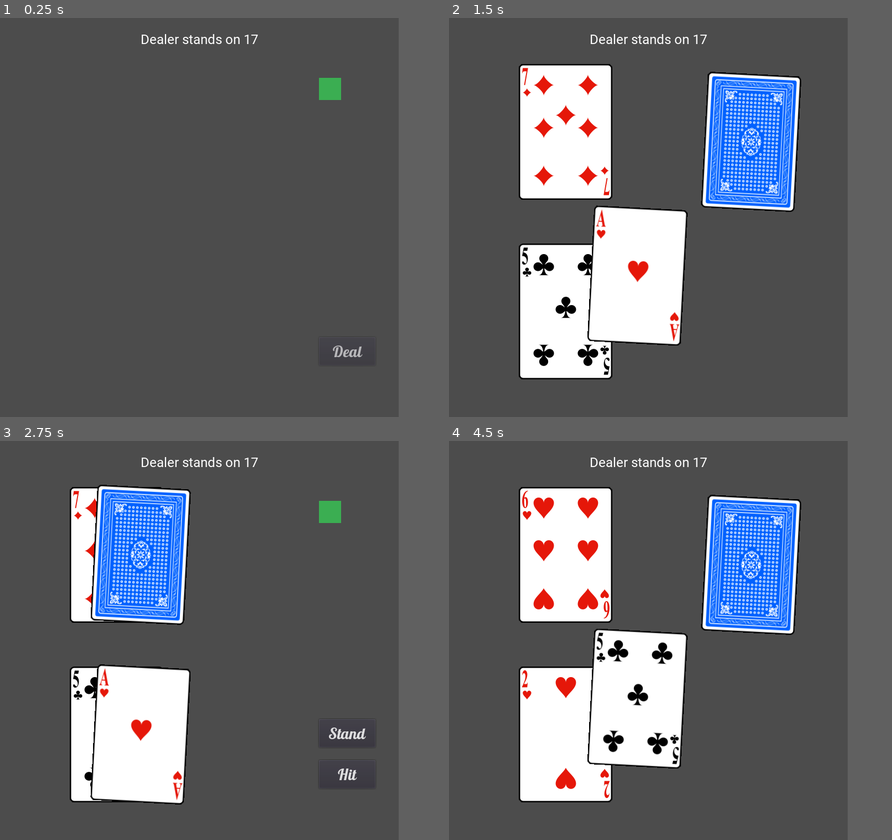
Above: before the commit, frames 1-4 (two rows, left to right).
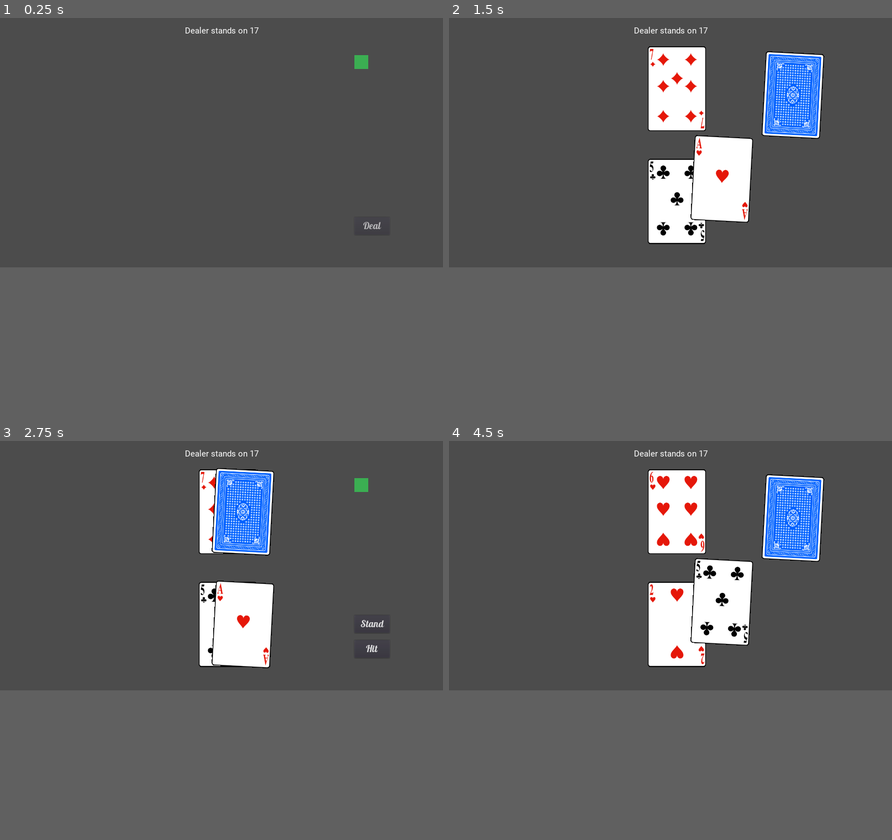
Above: after the commit, the same moments.

Repository: justin-calleja/Blackjack
Game: Godot game, scene res://scenes/game/game.tscn
Two runs of this game, one before a commit and one after it. Both use one fixed random seed, a clock stepped at 60 frames per second and the inputs below.
Inputs (mouse positions are in pixels of both pictures, inside the frame that each line leads up to):
- Up to frame 1 (0.25 s): no input
- Up to frame 2 (1.5 s): click "Deal" at 0.5 s; tap Enter at 1.25 s; move the mouse to (736, 197) at 1.27 s; click (736, 197) at 1.42 s
- Up to frame 3 (2.75 s): drag from (119, 660) to (177, 720) at 2.02 s
- Up to frame 4 (4.5 s): click "Stand" at 2.75 s; click "Deal" at 3.5 s; move the mouse to (688, 552) at 4.27 s; click (688, 552) at 4.42 s
The window is 720x720 before the commit and 800x450 after it. Grey fills any space a smaller window leaves; there, only what the larger window draws over its background counts as a difference.

The runs differ from the first frame. In frame 1, 0.8% of the frame differs, in the area x 32-86%, y 2-85%; in frame 2, 33%; in frame 3, 26%; in frame 4, 33%, in the area x 15-85%, y 2-91%.

Commit message:
Add some delay to dealer cards on stand
Add export preset. Change screen size

Diff:
--- a/project.godot
+++ b/project.godot
@@ -74,7 +74,7 @@
 
 [display]
 
-window/size/width=720
+window/size/width=1280
 window/size/height=720
 window/stretch/mode="2d"
 window/stretch/aspect="keep"
--- a/scenes/card/old_card.gd
+++ b/scenes/card/old_card.gd
@@ -11,4 +11,4 @@
 func set_text(new_text):
 #	label.bbcode_text = new_text
 	label.text = new_text
-	print('label:', label.text)
+	print_debug('label:', label.text)
--- a/scenes/game/game.gd
+++ b/scenes/game/game.gd
@@ -108,11 +108,6 @@
 	state_machine.transition(StandState.ID)
 
 
-#func _on_FlipButton_pressed():
-#	if dealer_card_2:
-#		dealer_card_2.flip_front()
-
-
 func move_card_from_deck_to_position(card: Card, pos: Vector2, duration = 0.5) -> void:
 	deck_rect.add_child(card)
 	card.move_to(pos, duration)
--- a/scenes/game/game.tscn
+++ b/scenes/game/game.tscn
@@ -13,9 +13,9 @@
 anchor_right = 1.0
 anchor_bottom = 1.0
 margin_left = 0.186401
-margin_top = -0.207336
+margin_top = -1.21735
 margin_right = 0.186401
-margin_bottom = -0.207336
+margin_bottom = -1.21729
 script = ExtResource( 2 )
 __meta__ = {
 "_edit_use_anchors_": false
@@ -35,22 +35,28 @@
 [node name="DeckRect" parent="Control" instance=ExtResource( 1 )]
 
 [node name="DealButton" parent="." instance=ExtResource( 4 )]
-margin_left = 576.0
-margin_top = 576.0
-margin_right = 678.0
-margin_bottom = 627.0
+anchor_left = 0.8
+anchor_top = 0.8
+anchor_right = 0.8
+anchor_bottom = 0.8
+margin_right = 102.0
+margin_bottom = 51.0
 
 [node name="StandButton" parent="." instance=ExtResource( 4 )]
-margin_left = 576.421
-margin_top = 501.582
-margin_right = 678.421
-margin_bottom = 552.582
+anchor_left = 0.8
+anchor_top = 0.7
+anchor_right = 0.8
+anchor_bottom = 0.7
+margin_right = 102.0
+margin_bottom = 51.0
 
 [node name="HitButton" parent="." instance=ExtResource( 4 )]
-margin_left = 576.0
-margin_top = 576.0
-margin_right = 678.0
-margin_bottom = 627.0
+anchor_left = 0.8
+anchor_top = 0.8
+anchor_right = 0.8
+anchor_bottom = 0.8
+margin_right = 102.0
+margin_bottom = 51.0
 
 [node name="DealerStandsOn17" type="Label" parent="."]
 anchor_left = 0.5
--- a/scripts/states.gd
+++ b/scripts/states.gd
@@ -7,7 +7,7 @@
 	const ID = "deal_initial_hands"
 
 	func _on_enter_state():
-		print("enter %s state" % ID)
+		print_debug("enter %s state" % ID)
 		target.player.hide_game_over_label()
 		target.dealer.hide_game_over_label()
 		target.player.discard_cards()
@@ -32,6 +32,9 @@
 			target.hit_btn.fade_in()
 			target.stand_btn.fade_in()
 
+	func _on_leave_state():
+		pass
+
 
 class GameOverState:
 	extends State
@@ -39,7 +42,7 @@
 	const ID = "game_over"
 
 	func _on_enter_state():
-		print("enter %s state" % ID)
+		print_debug("enter %s state" % ID)
 		target.hit_btn.fade_out()
 		target.stand_btn.fade_out()
 		target.deal_btn.fade_in()
@@ -50,35 +53,30 @@
 		var dealer_hand_info = target.dealer.get_hand_info()
 
 		if player_hand_info.is_bust:
-			print('player is bust')
 			target.player.show_bust_label()
 		elif dealer_hand_info.is_bust:
-			print('dealer is bust')
 			target.dealer.show_bust_label()
 		elif player_hand_info.is_blackjack and dealer_hand_info.is_blackjack:
-			print('blackjack draw')
 			target.player.show_draw_label()
 			target.dealer.show_draw_label()
 		elif player_hand_info.is_blackjack:
-			print('player is blackjack')
 			target.player.show_blackjack_label()
 		elif dealer_hand_info.is_blackjack:
-			print('dealer is blackjack')
 			target.dealer.show_blackjack_label()
 		elif player_hand_info.best_hand_total > dealer_hand_info.best_hand_total:
-			print('player wins')
 			target.player.show_win_label()
 			target.dealer.show_lose_label()
 		elif player_hand_info.best_hand_total < dealer_hand_info.best_hand_total:
-			print('dealer wins')
 			target.player.show_lose_label()
 			target.dealer.show_win_label()
 		elif player_hand_info.best_hand_total == dealer_hand_info.best_hand_total:
-			print('draw')
 			target.player.show_draw_label()
 			target.dealer.show_draw_label()
 
 		state_machine.transition(PlayerInputState.ID)
+
+	func _on_leave_state():
+		pass
 
 
 class PlayerInputState:
@@ -87,7 +85,10 @@
 	const ID = "player_input"
 
 	func _on_enter_state():
-		print("enter %s state" % ID)
+		print_debug("enter %s state" % ID)
+
+	func _on_leave_state():
+		pass
 
 
 class HitState:
@@ -96,7 +97,7 @@
 	const ID = "hit"
 
 	func _on_enter_state():
-		print("enter %s state" % ID)
+		print_debug("enter %s state" % ID)
 		target.move_card_from_deck_to_position(
 			target.player.take_card_face_up(), target.player.get_next_card_position()
 		)
@@ -108,6 +109,9 @@
 		else:
 			state_machine.transition(PlayerInputState.ID)
 
+	func _on_leave_state():
+		pass
+
 
 class StandState:
 	extends State
@@ -115,7 +119,7 @@
 	const ID = "stand"
 
 	func _on_enter_state():
-		print("enter %s state" % ID)
+		print_debug("enter %s state" % ID)
 		target.dealer.show_all_cards()
 
 		while target.dealer.get_hand_info().should_dealer_take_card:
@@ -123,5 +127,9 @@
 				target.dealer.take_card_face_up(), target.dealer.get_next_card_position()
 			)
 			target.dealer.adjust_cards()
+			yield(target.get_tree().create_timer(0.5), "timeout")
 
 		state_machine.transition(GameOverState.ID)
+
+	func _on_leave_state():
+		pass
Not shown, added: export_presets.cfg
Not shown, added: .gitignore
